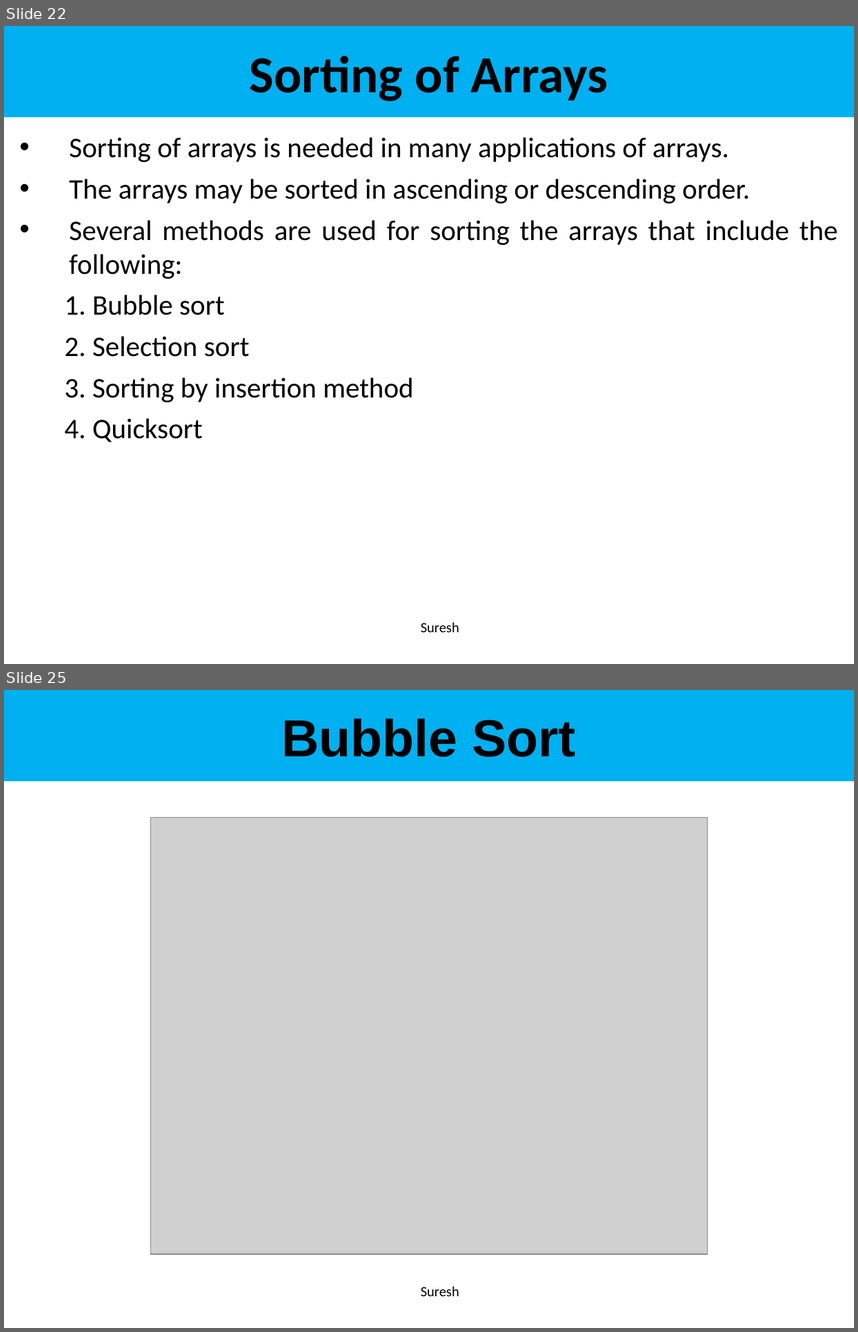
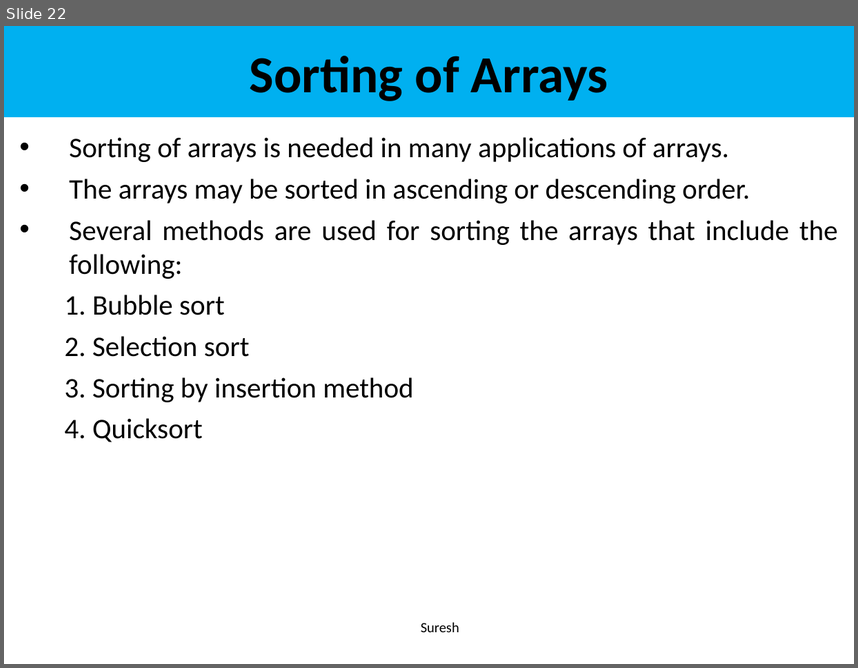
Before and after one commit to karthikeyamajeti/Oops-Through-Java, a slide deck: Notes_PPT/UNIT - 3/UNIT 3 Arrays PPT.ppt. Shown one above the other, each under a label of ours: slides 22 and 25 before the commit, slide 22 after it; the slides between them are not shown. The pictures are 858x1332 and 858x668 pixels, drawn with LibreOffice and Linux fonts; fonts in the diff are those of the drawing; grey boxes stand for pictures. Boxes give left, top, right and bottom in pixels: in the first picture for what was removed or moved away, otherwise in the second. Text is boxed around its words. In the diff, an @@ line names an element or a change of style, - is before the commit and + after.

```diff
--- a/Notes_PPT/UNIT - 3/UNIT 3 Arrays PPT.ppt
+++ b/Notes_PPT/UNIT - 3/UNIT 3 Arrays PPT.ppt
@@ slide 25 removed at (x1=4, y1=690, x2=854, y2=1328), background #FFFFFF @@
@@ rectangle removed at (x1=4, y1=690, x2=854, y2=781) @@
-Bubble Sort
@@ picture removed at (x1=151, y1=818, x2=708, y2=1254) @@
@@ text removed at (x1=421, y1=1285, x2=459, y2=1296) @@
-Suresh
```
Also in this commit, not shown: 2 slides changed, 9 slides added, 6 other slides removed.
